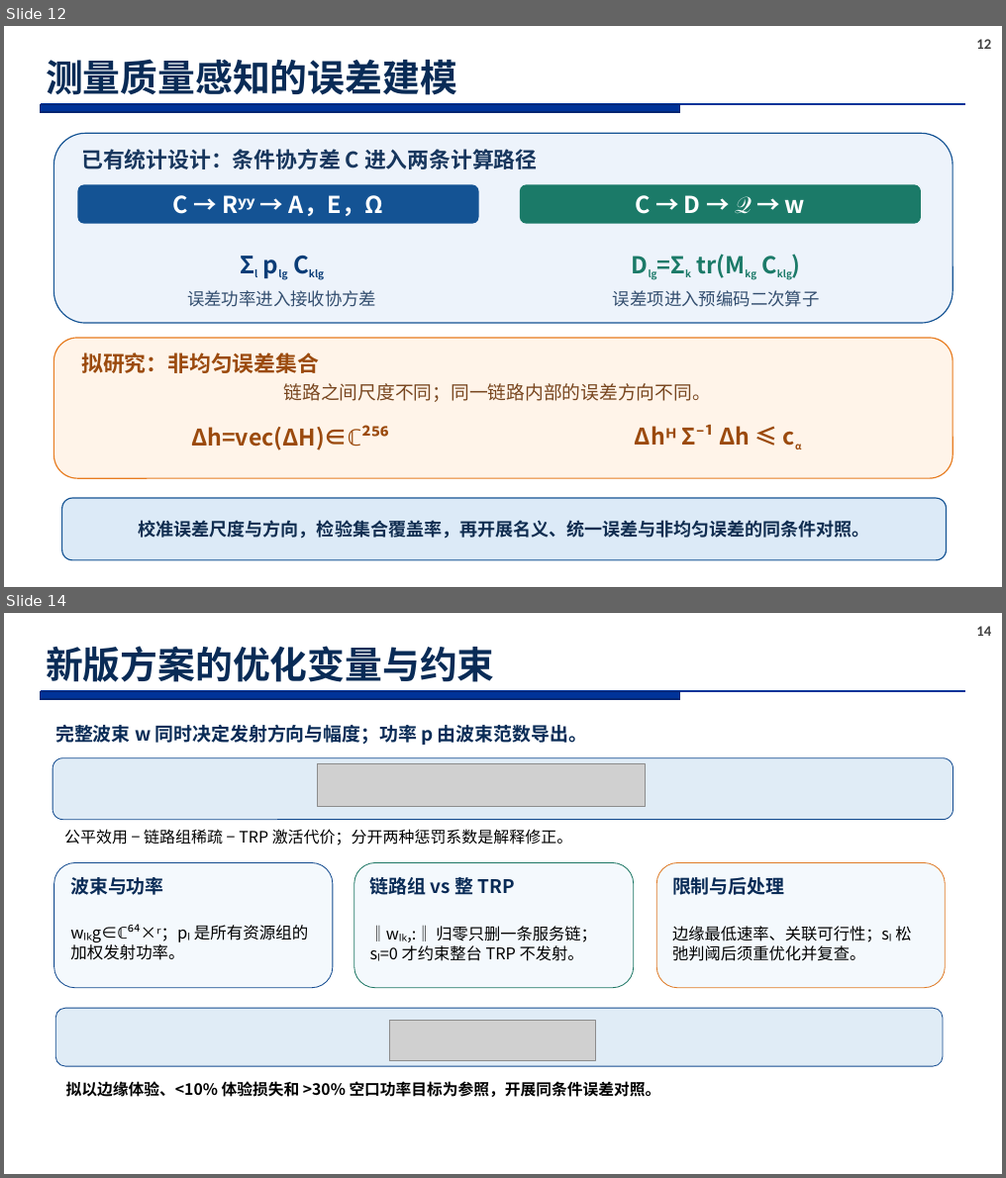
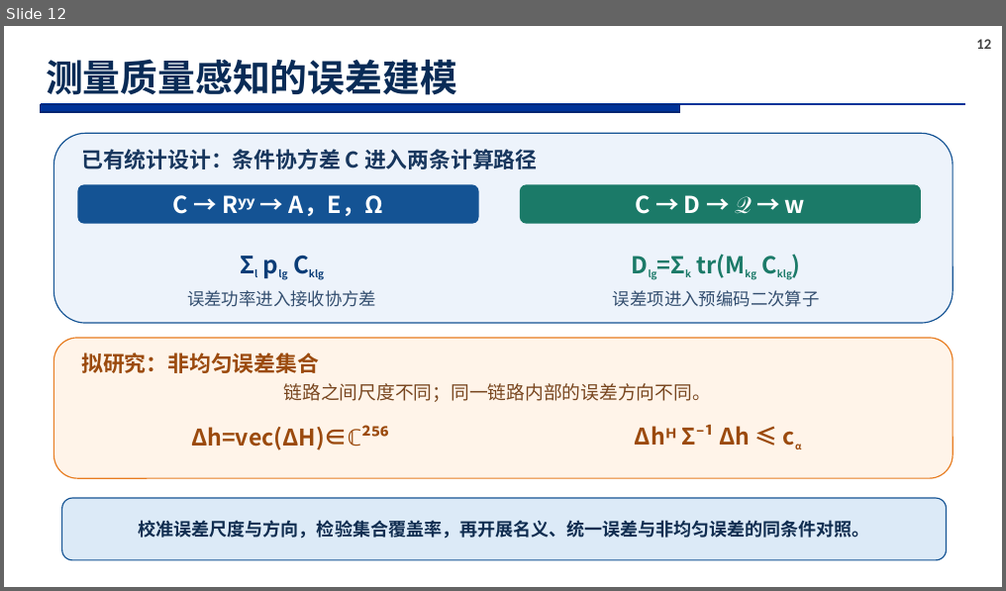
Before and after one commit to soysoybean0924-hash/CF-MultiTRP-Optimization, a slide deck: docs/research_ppt_20261020/CHASI_研究汇报_研究计划表达_20261020.pptx. Shown one above the other, each under a label of ours: slides 12 and 14 before the commit, slide 12 after it; the slides between them are not shown. The pictures are 1006x1178 and 1006x591 pixels, drawn with LibreOffice and Linux fonts; fonts in the diff are those of the drawing; grey boxes stand for pictures; background and template pictures are left out. Boxes give left, top, right and bottom in pixels: in the first picture for what was removed or moved away, otherwise in the second. Text is boxed around its words. In the diff, an @@ line names an element or a change of style, - is before the commit and + after.

```diff
--- a/docs/research_ppt_20261020/CHASI_研究汇报_研究计划表达_20261020.pptx
+++ b/docs/research_ppt_20261020/CHASI_研究汇报_研究计划表达_20261020.pptx
@@ slide 14 removed at <box>4,613,1002,1174</box>, background #FFFFFF; not listed: 3 template elements that a slide beside it also shows @@
@@ title removed at <box>46,646,495,682</box> @@
-新版方案的优化变量与约束
@@ text removed at <box>55,725,587,745</box> @@
-完整波束 w 同时决定发射方向与幅度；功率 p 由波束范数导出。
@@ rounded rectangle removed at <box>53,759,953,820</box> @@
@@ picture removed at <box>317,763,645,806</box> @@
@@ text removed at <box>64,829,572,846</box> @@
-公平效用 − 链路组稀疏 − TRP 激活代价；分开两种惩罚系数是解释修正。
@@ rounded rectangle removed at <box>54,863,333,988</box> @@
@@ text removed at <box>70,877,163,895</box> @@
-波束与功率
@@ rounded rectangle removed at <box>354,863,634,988</box> @@
@@ text removed at <box>370,874,514,899</box> @@
-链路组 vs 整 TRP
@@ rounded rectangle removed at <box>656,863,945,988</box> @@
@@ text removed at <box>672,877,784,895</box> @@
-限制与后处理
@@ text removed at <box>70,925,308,960</box> @@
-wₗₖg∈ℂ⁶⁴×ʳ；pₗ 是所有资源组的加权发射功率。
@@ text removed at <box>380,926,597,961</box> @@
-‖wₗₖ,:‖ 归零只删一条服务链；sₗ=0 才约束整台 TRP 不发射。
@@ text removed at <box>672,926,911,961</box> @@
-边缘最低速率、关联可行性；sₗ 松弛判阈后须重优化并复查。
@@ rounded rectangle removed at <box>55,1008,943,1066</box> @@
@@ picture removed at <box>389,1020,596,1061</box> @@
@@ text removed at <box>66,1081,661,1097</box> @@
-拟以边缘体验、<10% 体验损失和 >30% 空口功率目标为参照，开展同条件误差对照。
```
Also in this commit, not shown: 1 slide changed, 2 slides added, 2 other slides removed.
